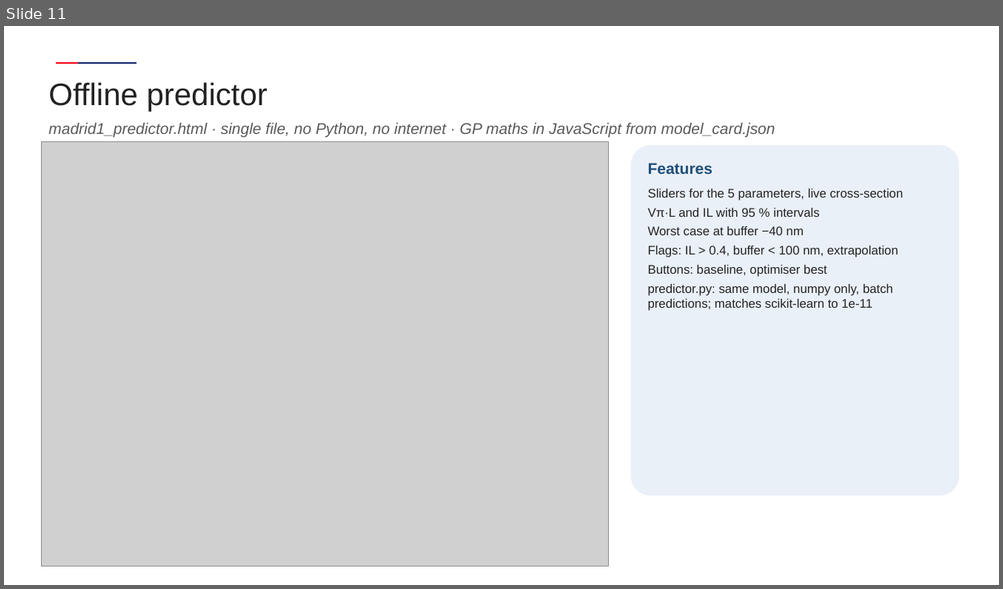
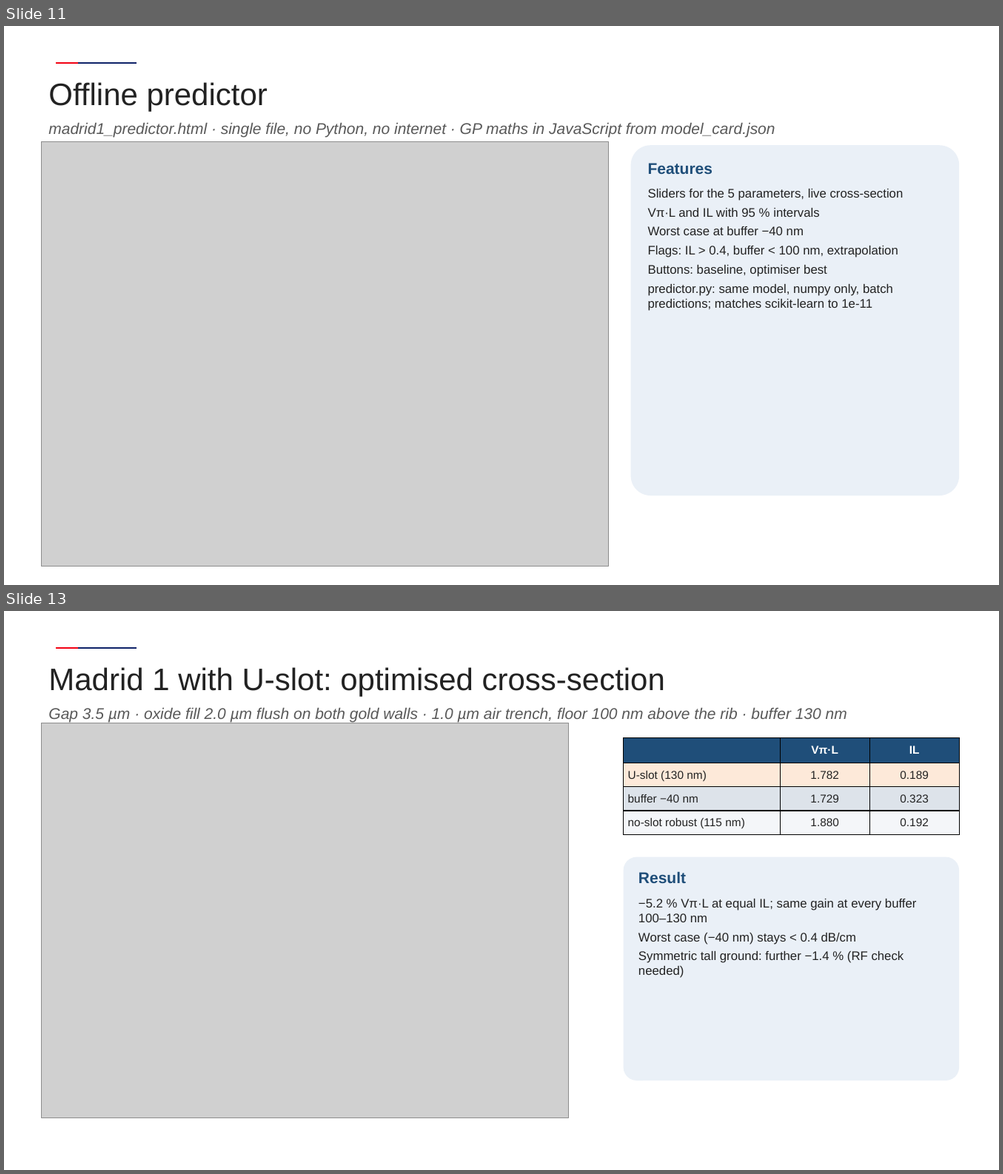
Before and after one commit to andreimuresian/claude, a slide deck: results/madrid/m1/deck/Madrid1_results_AFR.pptx. Shown one above the other, each under a label of ours: slide 11 before the commit, slides 11 and 13 after it; the slides between them are not shown. The pictures are 1003x589 and 1003x1174 pixels, drawn with LibreOffice and Linux fonts; fonts in the diff are those of the drawing; grey boxes stand for pictures; background and template pictures are left out. Boxes give left, top, right and bottom in pixels: in the first picture for what was removed or moved away, otherwise in the second. Text is boxed around its words. In the diff, an @@ line names an element or a change of style, - is before the commit and + after.

```diff
--- a/results/madrid/m1/deck/Madrid1_results_AFR.pptx
+++ b/results/madrid/m1/deck/Madrid1_results_AFR.pptx
@@ slide 13 added at (4, 611, 999, 1170), background #FFFFFF; not listed: 2 template elements that a slide beside it also shows @@
@@ text added at (48, 667, 665, 696), 30 pt, text #222222 @@
+Madrid 1 with U-slot: optimised cross-section
@@ text added at (48, 708, 847, 723), 15 pt, text #595959, italic @@
+Gap 3.5 µm · oxide fill 2.0 µm flush on both gold walls · 1.0 µm air trench, floor 100 nm above the rib · buffer 130 nm
@@ picture added at (41, 723, 569, 1119) @@
@@ table added at (623, 738, 959, 833), 4 rows, 3 columns @@
+ | Vπ·L | IL
+U-slot (130 nm) | 1.782 | 0.189
+buffer −40 nm | 1.729 | 0.323
+no-slot robust (115 nm) | 1.880 | 0.192
@@ rounded rectangle added at (623, 857, 959, 1081), fill #EAF0F7, 12 pt, text #222222 @@
+Result
+−5.2 % Vπ·L at equal IL; same gain at every buffer 100–130 nm
+Worst case (−40 nm) stays < 0.4 dB/cm
+Symmetric tall ground: further −1.4 % (RF check needed)
```
Also in this commit, not shown: 1 slide changed, 4 other slides added, 22 other files.
